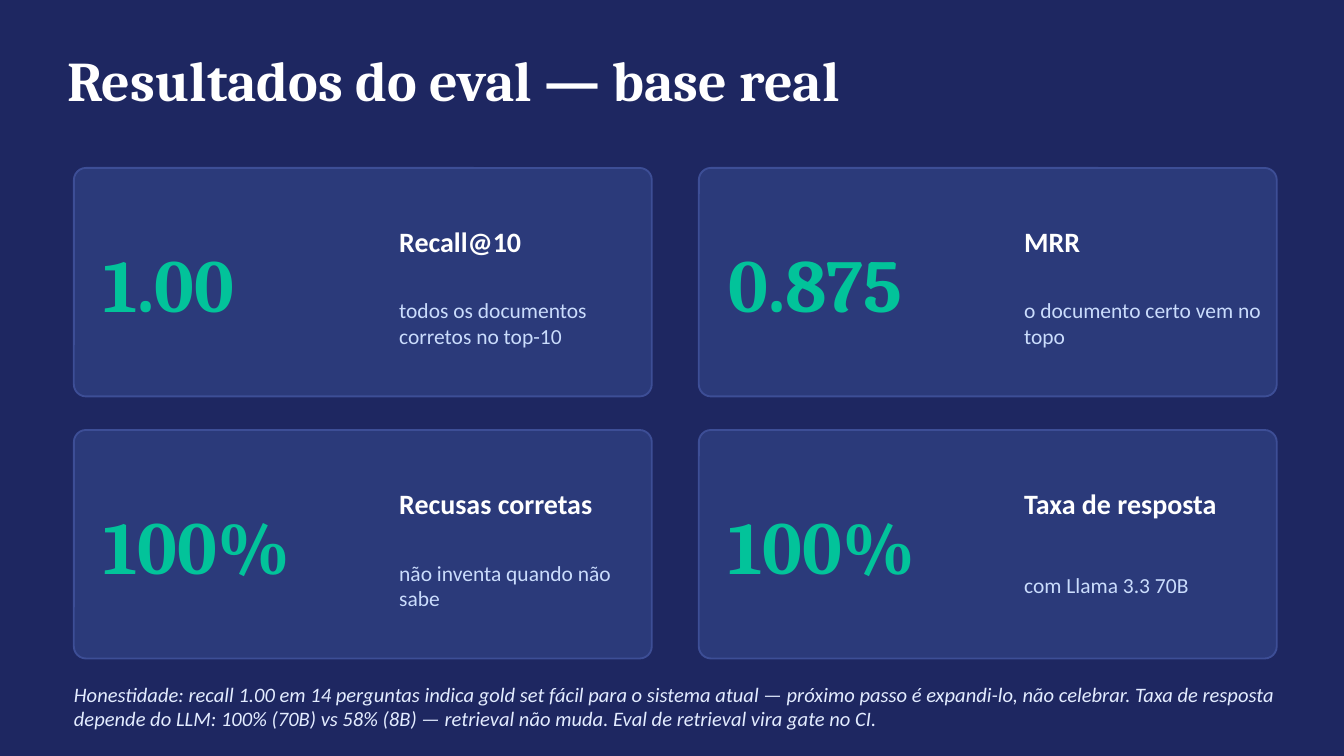
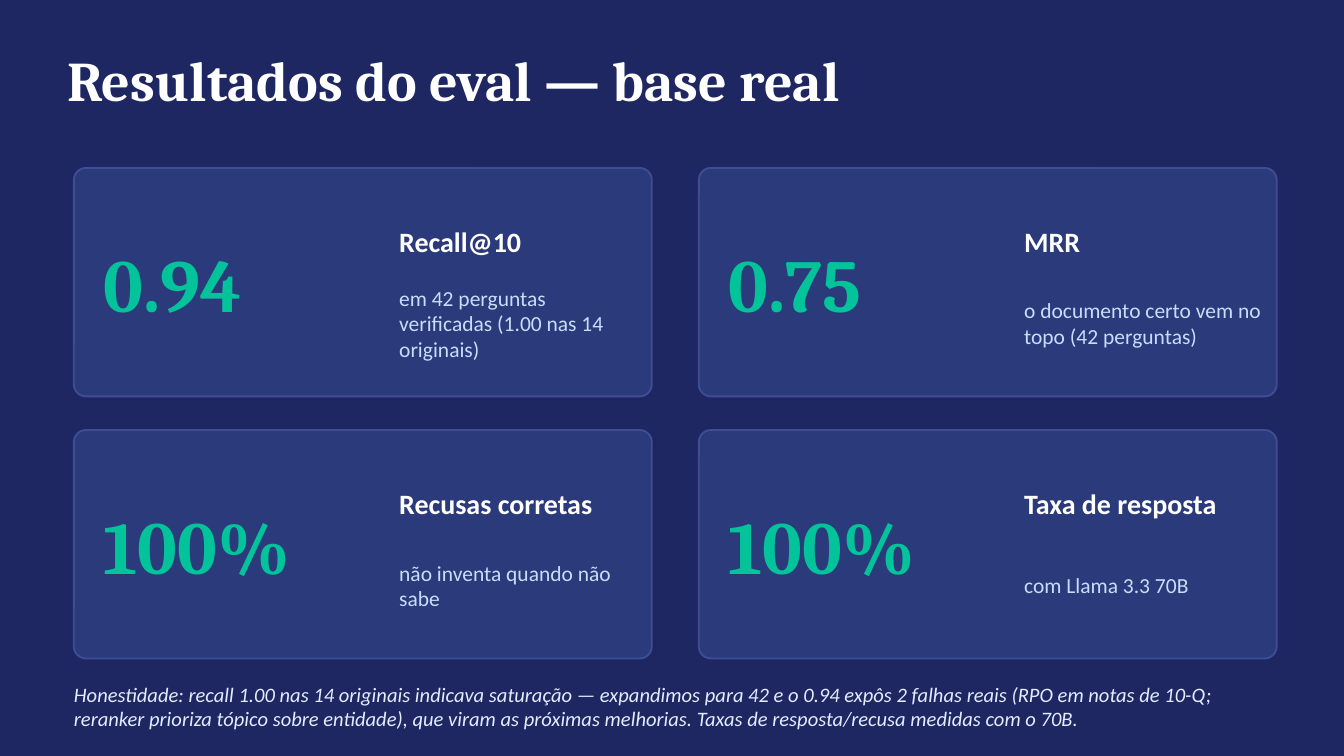
Before and after one commit to vhenequim/legacy-capital-case, a slide deck: slide 6 of docs/apresentacao_legacy_case.pptx. Drawn at 1344x756 pixels with LibreOffice and Linux fonts; fonts in the diff are those of the drawing. Boxes give left, top, right and bottom in pixels: in the first picture for what was removed or moved away, otherwise in the second. Text is boxed around its words. In the diff, an @@ line names an element or a change of style, - is before the commit and + after.

```diff
--- a/docs/apresentacao_legacy_case.pptx
+++ b/docs/apresentacao_legacy_case.pptx
@@ text at [103,261,241,313]: text changed @@
-1.00
+0.94
@@ text at [728,261,861,313]: text changed @@
-0.875
+0.75
@@ text at [399,292,603,361]: text changed @@
-todos os documentos corretos no top-10
+em 42 perguntas verificadas (1.00 nas 14 originais)
@@ text at [1024,303,1261,348]: text changed @@
-o documento certo vem no topo
+o documento certo vem no topo (42 perguntas)
@@ text at [74,687,1211,730]: text changed @@
-Honestidade: recall 1.00 em 14 perguntas indica gold set fácil para o sistema atual — próximo passo é expandi-lo, não celebrar. Taxa de resposta depende do LLM: 100% (70B) vs 58% (8B) — retrieval não muda. Eval de retrieval vira gate no CI.
+Honestidade: recall 1.00 nas 14 originais indicava saturação — expandimos para 42 e o 0.94 expôs 2 falhas reais (RPO em notas de 10-Q; reranker prioriza tópico sobre entidade), que viram as próximas melhorias. Taxas de resposta/recusa medidas com o 70B.
```
Also in this commit, not shown: 2 other slides changed, 9 other files.
